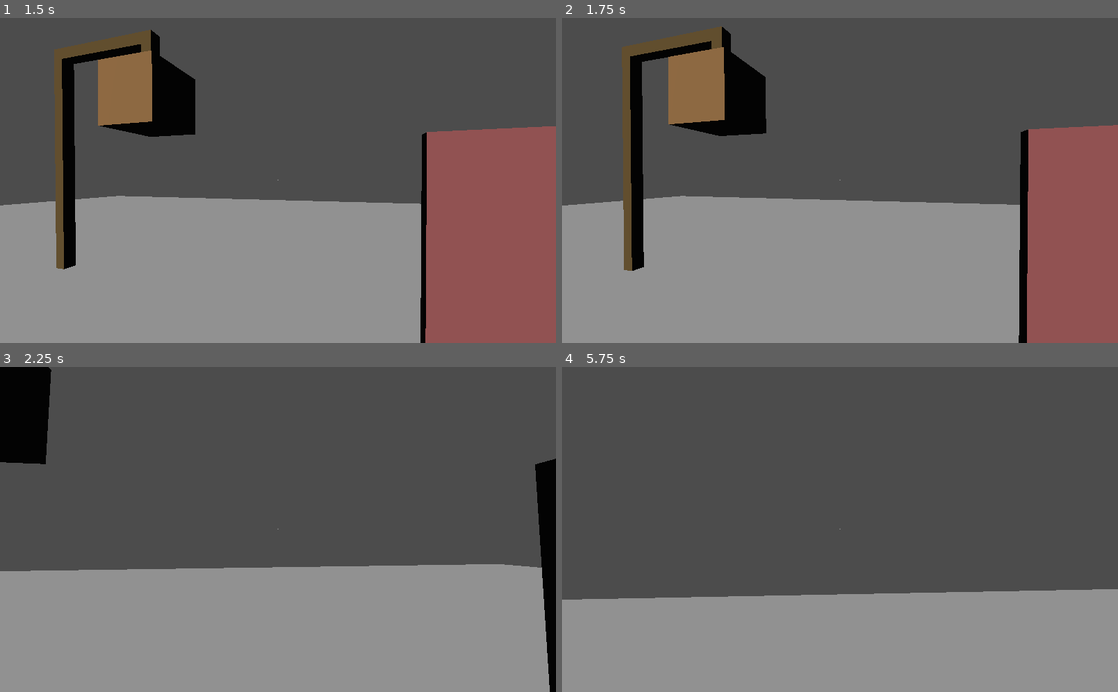
Above: before the commit, frames 1-4 (two rows, left to right).
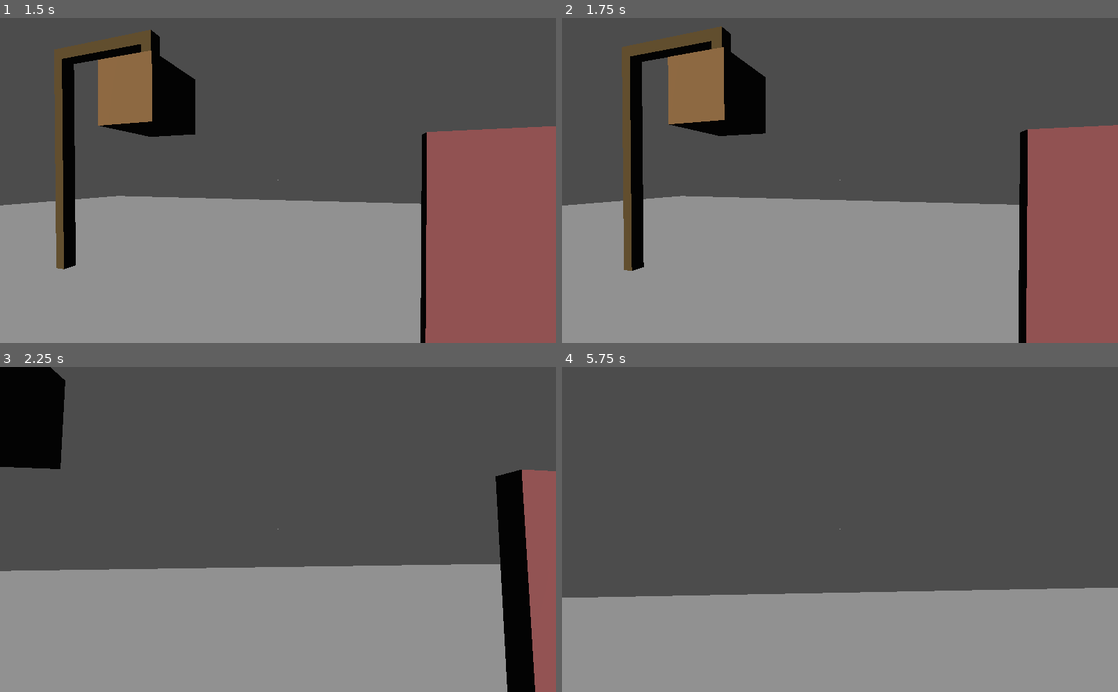
Above: after the commit, the same moments.

Repository: miskatonicstudio/goat
Game: Godot game, scene res://demo/Demo.tscn
The game is run twice, just before and just after one commit, with the same random seed, the same clock (stepped at 60 frames per second) and the same inputs. Video files are missing from this copy of the repository; at most half a second of black plays in their place.
Inputs (mouse positions are in pixels of both pictures, inside the frame that each line leads up to):
- Up to frame 1 (1.5 s): tap Enter at 0.5 s; move the mouse to (305, 180) at 0.52 s; hold W (goat_move_player_forward) from 0.53 s (still down); click (305, 180) at 0.67 s; move the mouse to (250, 180) at 1.27 s
- Up to frame 2 (1.75 s): keep holding W (goat_move_player_forward)
- Up to frame 3 (2.25 s): keep holding W (goat_move_player_forward); move the mouse to (289, 523) at 2.02 s
- Up to frame 4 (5.75 s): keep holding W (goat_move_player_forward); move the mouse to (834, 536) at 2.77 s; click (834, 536) at 2.92 s; tap Space at 3.5 s; move the mouse to (878, 532) at 3.52 s; move the mouse to (795, 526) at 4.27 s; move the mouse to (845, 529) at 5.02 s; click (845, 529) at 5.17 s

Frame 1 is identical in both runs. In frame 2, 0.2% of the frame differs, in the area x 5-94%, y 2-100%; in frame 3, 7.7%, in the area x 0-100%, y 0-100%; in frame 4, 0.5%.

Commit message:
Add second interactive screen to Demo

Diff:
--- a/demo/Demo.tscn
+++ b/demo/Demo.tscn
@@ -1,9 +1,11 @@
-[gd_scene load_steps=45 format=2]
+[gd_scene load_steps=47 format=2]
 
 [ext_resource path="res://demo/Demo.gd" type="Script" id=1]
 [ext_resource path="res://goat/main_scenes/Player.tscn" type="PackedScene" id=2]
 [ext_resource path="res://goat/main_scenes/InteractiveItem.tscn" type="PackedScene" id=3]
 [ext_resource path="res://demo/inventory_items/models/BallOnAStick.tscn" type="PackedScene" id=4]
+[ext_resource path="res://goat/main_scenes/InteractiveScreen.tscn" type="PackedScene" id=5]
+[ext_resource path="res://demo/inventory_items/models/BigScreenContent.tscn" type="PackedScene" id=6]
 
 [sub_resource type="PlaneMesh" id=1]
 size = Vector2( 40, 40 )
@@ -451,4 +453,10 @@
 [node name="BallOnAStick" parent="UseItemOnEnvDemo" instance=ExtResource( 4 )]
 transform = Transform( 0.1, 0, 0, 0, 0.1, 0, 0, 0, 0.1, 0, 1.03457, -0.00655839 )
 visible = false
+
+[node name="InteractiveScreen" parent="." instance=ExtResource( 5 )]
+transform = Transform( -0.491512, 0, -0.912268, 0, 0.8, 0, 1.09472, 0, -0.409593, 5.27675, 1.21506, -0.520952 )
+unique_name = "big_screen"
+
+[node name="Content" parent="InteractiveScreen" instance=ExtResource( 6 )]
 [connection signal="timeout" from="Timer" to="." method="_on_Timer_timeout"]
--- /dev/null
+++ b/demo/inventory_items/models/BigScreenContent.gd
@@ -0,0 +1,8 @@
+extends Control
+
+var green = true
+
+
+func _on_Button_pressed():
+	green = not green
+	$ColorRect.color = Color("8bff00") if green else Color("f700ff")
--- /dev/null
+++ b/demo/inventory_items/models/BigScreenContent.tscn
@@ -0,0 +1,28 @@
+[gd_scene load_steps=2 format=2]
+
+[ext_resource path="res://demo/inventory_items/models/BigScreenContent.gd" type="Script" id=1]
+
+[node name="BigScreenContent" type="Control"]
+anchor_right = 1.0
+anchor_bottom = 1.0
+margin_right = -424.0
+margin_bottom = -200.0
+rect_min_size = Vector2( 600, 400 )
+script = ExtResource( 1 )
+
+[node name="ColorRect" type="ColorRect" parent="."]
+anchor_right = 1.0
+anchor_bottom = 1.0
+color = Color( 0.545098, 1, 0, 1 )
+
+[node name="Button" type="Button" parent="ColorRect"]
+anchor_left = 0.5
+anchor_top = 0.5
+anchor_right = 0.5
+anchor_bottom = 0.5
+margin_left = -26.5
+margin_top = -10.0
+margin_right = 26.5
+margin_bottom = 10.0
+text = "Switch"
+[connection signal="pressed" from="ColorRect/Button" to="." method="_on_Button_pressed"]
--- a/demo/inventory_items/models/Console.tscn
+++ b/demo/inventory_items/models/Console.tscn
@@ -2,7 +2,6 @@
 
 [ext_resource path="res://goat/main_scenes/InteractiveScreen.tscn" type="PackedScene" id=1]
 [ext_resource path="res://demo/inventory_items/models/TouchScreenContent.tscn" type="PackedScene" id=2]
-
 
 [sub_resource type="SpatialMaterial" id=1]
 albedo_color = Color( 1, 1, 0, 1 )
--- a/demo/inventory_items/models/TouchScreenContent.gd
+++ b/demo/inventory_items/models/TouchScreenContent.gd
@@ -1,10 +1,6 @@
 extends Control
 
 onready var dot = $Dot
-
-
-func _ready():
-	pass # Replace with function body.
 
 
 func _on_ButtonDown_pressed():
--- a/demo/inventory_items/models/TouchScreenContent.tscn
+++ b/demo/inventory_items/models/TouchScreenContent.tscn
@@ -1,7 +1,6 @@
 [gd_scene load_steps=2 format=2]
 
 [ext_resource path="res://demo/inventory_items/models/TouchScreenContent.gd" type="Script" id=1]
-
 
 [node name="TouchScreenContent" type="Control"]
 anchor_right = 1.0
